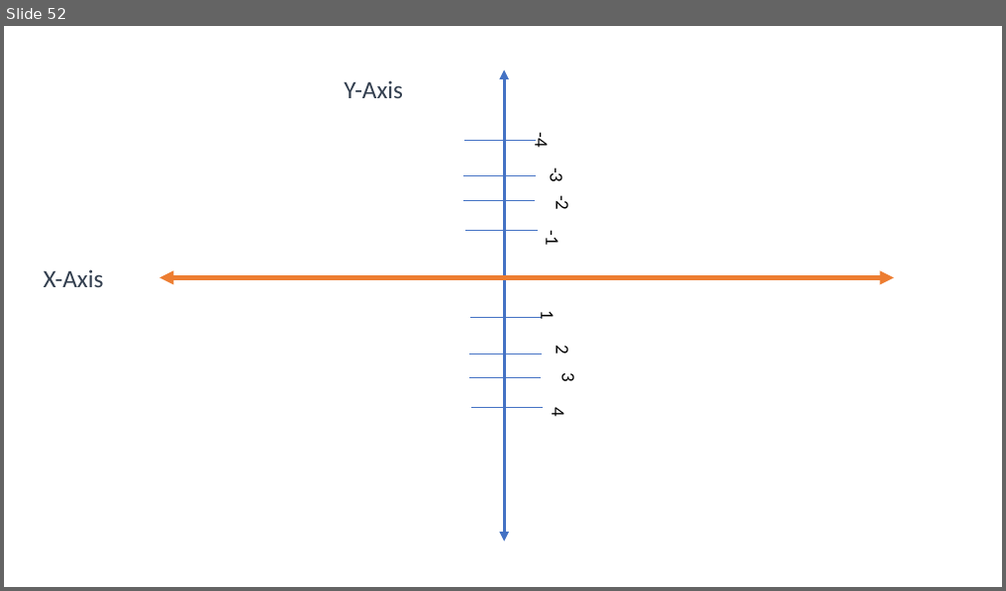
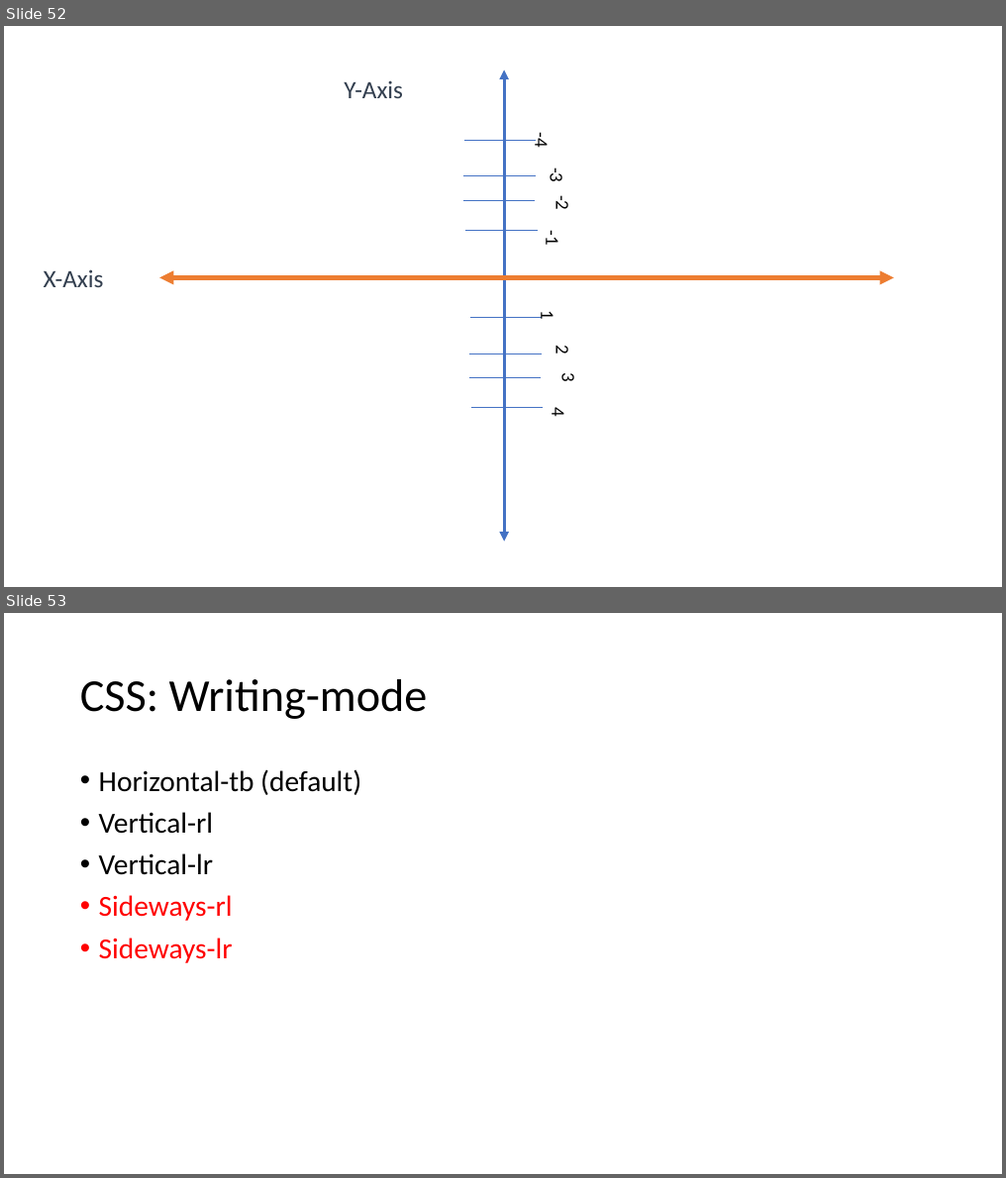
Before and after one commit to PiyushChaturvedii/Batch04, a slide deck: CSS.pptx. Shown one above the other, each under a label of ours: slide 52 before the commit, slides 52 and 53 after it. The pictures are 1006x591 and 1006x1178 pixels, drawn with LibreOffice and Linux fonts; fonts in the diff are those of the drawing. Boxes give left, top, right and bottom in pixels: in the first picture for what was removed or moved away, otherwise in the second. Text is boxed around its words. In the diff, an @@ line names an element or a change of style, - is before the commit and + after.

```diff
--- a/CSS.pptx
+++ b/CSS.pptx
@@ slide 53 added at (4,613,1002,1174), background #FFFFFF @@
@@ title added at (80,679,428,719), 44 pt, text #000000 @@
+CSS: Writing-mode
@@ text added at (99,769,361,963), 28 pt, text #000000 @@
+• Horizontal-tb (default)
+• Vertical-rl
+• Vertical-lr
+• Sideways-rl
+• Sideways-lr
```
Also in this commit, not shown: 12 other slides added, 9 other files.
